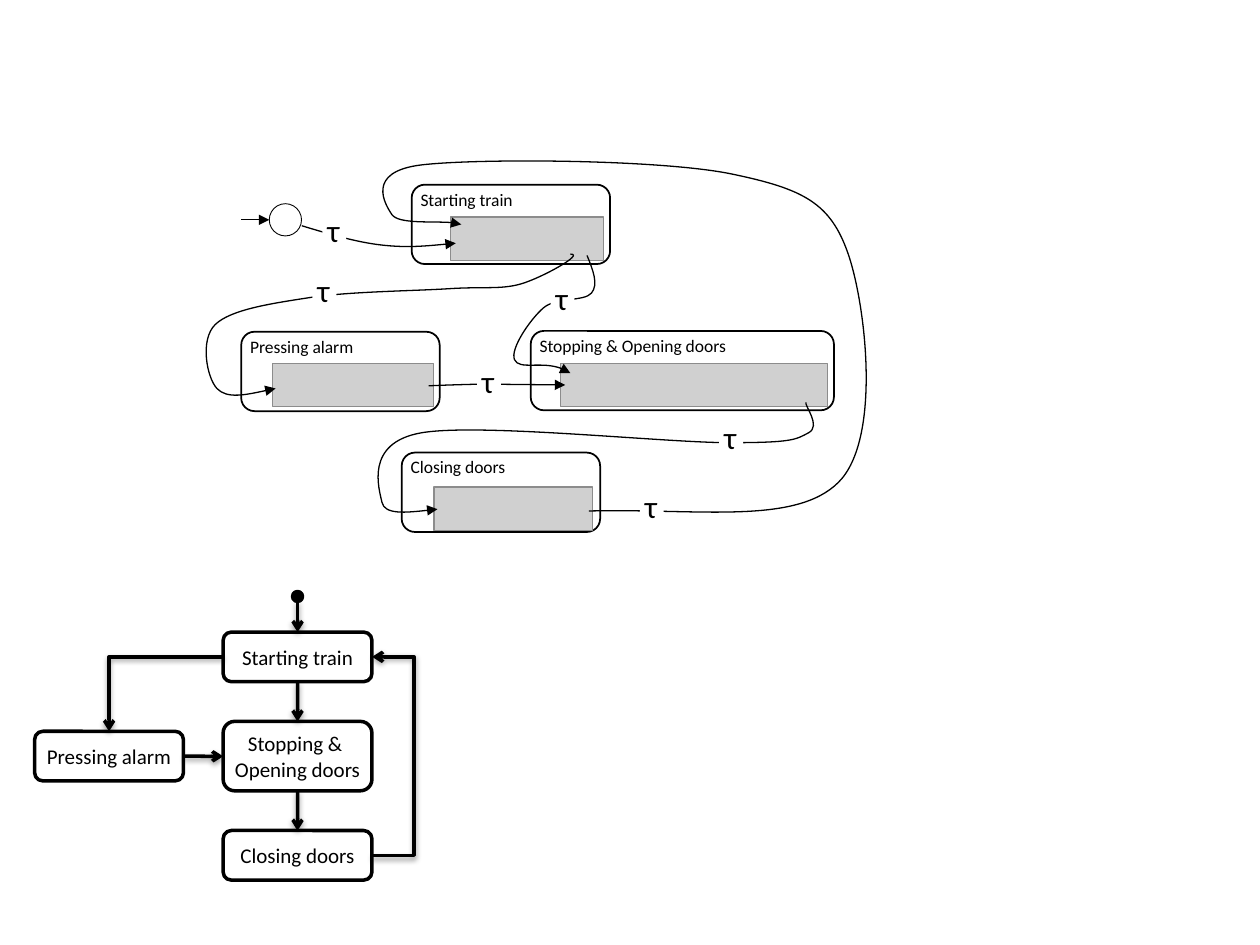
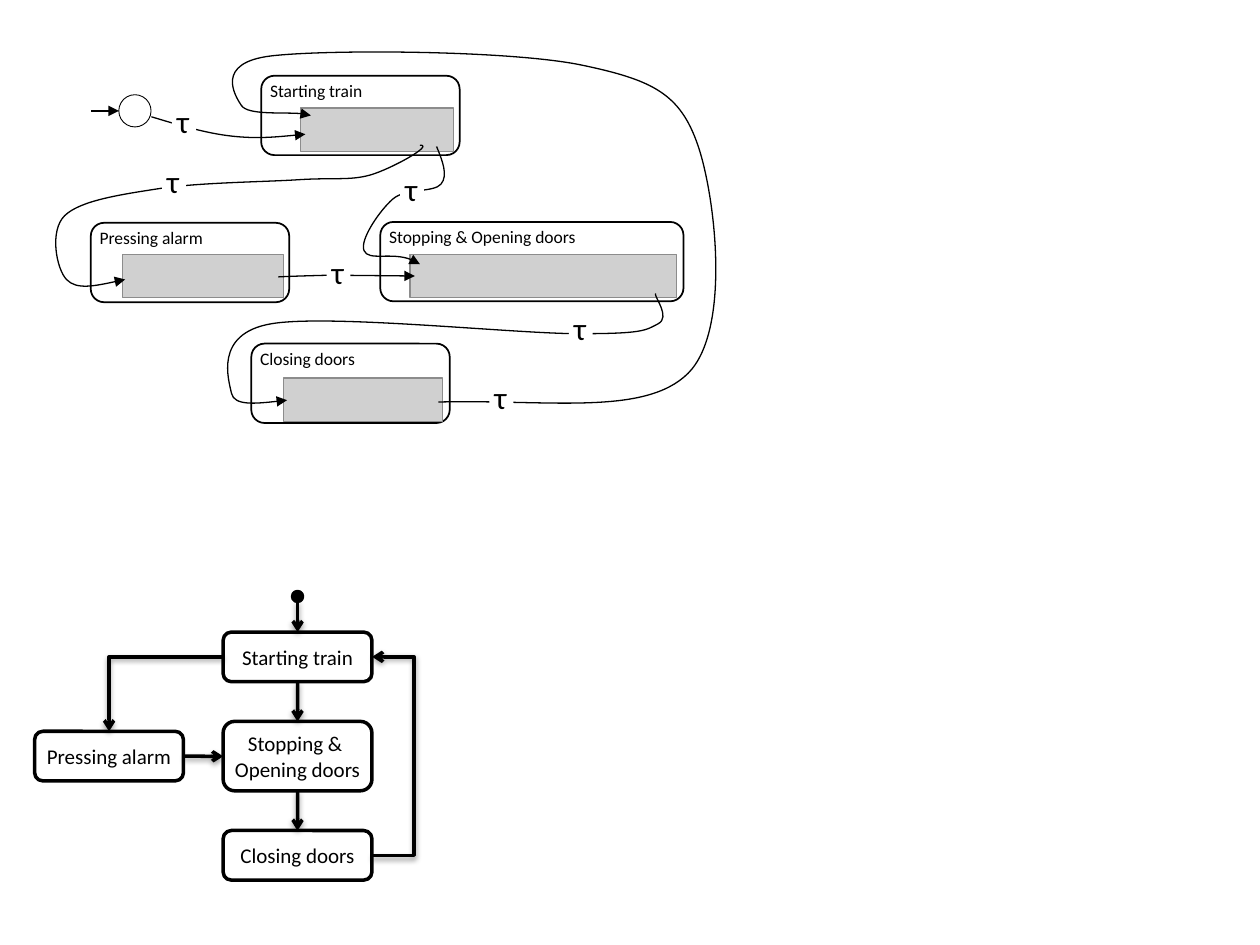
Before and after one commit to blambeau/phd, a slide deck: slide 4 of writing/images/train.pptx. Drawn at 1260x945 pixels with LibreOffice and Linux fonts; fonts in the diff are those of the drawing; grey boxes stand for pictures. Boxes give left, top, right and bottom in pixels: in the first picture for what was removed or moved away, otherwise in the second. Text is boxed around its words. In the diff, an @@ line names an element or a change of style, - is before the commit and + after.

```diff
--- a/writing/images/train.pptx
+++ b/writing/images/train.pptx
@@ 6 texts, 6 freeform shapes, 4 pictures, 4 rounded rectangles, 1 arrow, 1 ellipse: place and size @@
-6 texts, 6 freeform shapes, 4 pictures, 4 rounded rectangles, 1 arrow, 1 ellipse at <box>199,159,882,532</box>
+6 texts, 6 freeform shapes, 4 pictures, 4 rounded rectangles, 1 arrow, 1 ellipse at <box>49,49,731,423</box>
```
Also in this commit, not shown: 1 other slide changed, 2 slides added, 1 slide removed, 9 other files.
